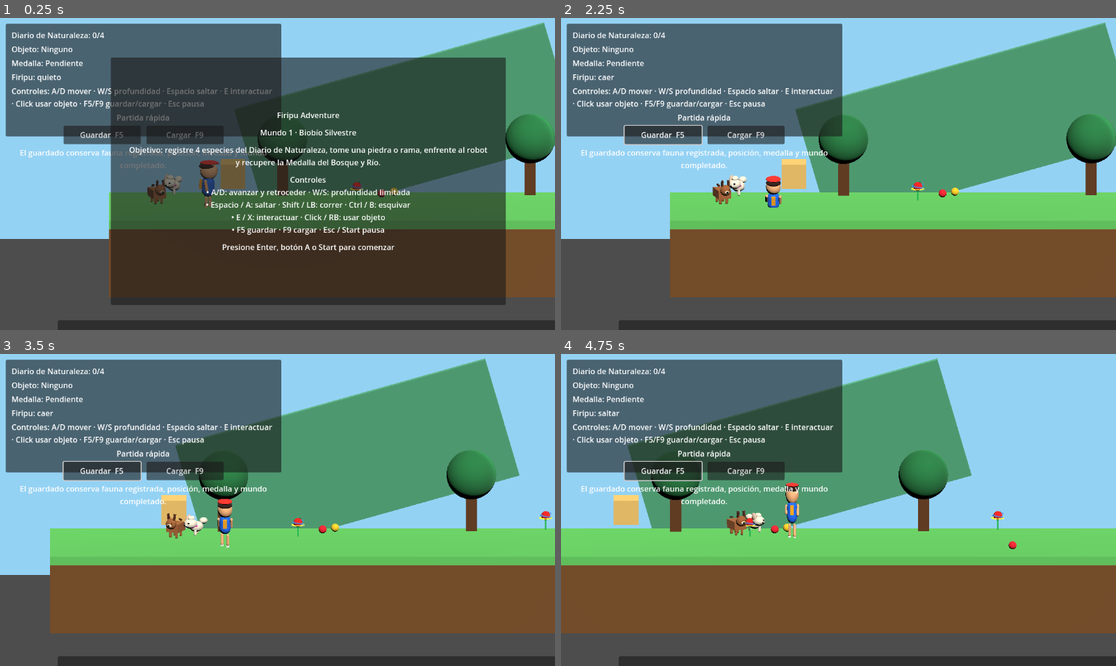
Above: before the commit, frames 1-4 (two rows, left to right).
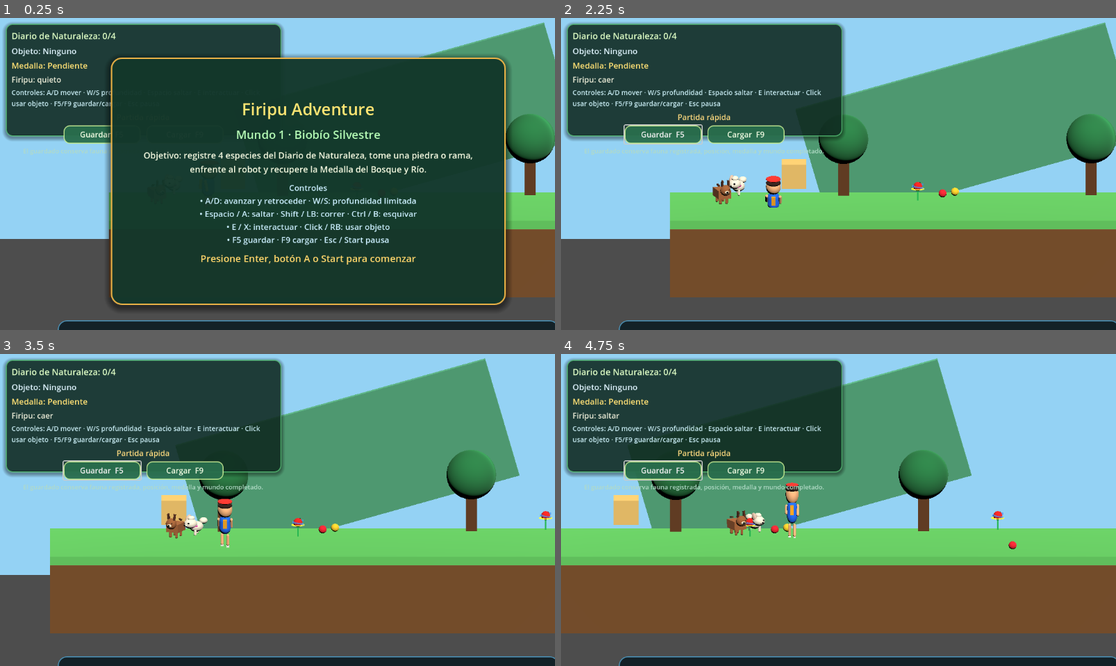
Above: after the commit, the same moments.

Repository: kokoro-kun-1/FiripuAdventure
Game: Godot game, scene res://scenes/levels/level_biobio_prototype.tscn
The game is run twice, just before and just after one commit, with the same random seed, the same clock (stepped at 60 frames per second) and the same inputs.
Inputs (mouse positions are in pixels of both pictures, inside the frame that each line leads up to):
- Up to frame 1 (0.25 s): no input
- Up to frame 2 (2.25 s): click "Guardar F5" at 0.5 s; click "Cargar F9" at 1.25 s; tap Enter (ui_accept) at 2 s; move the mouse to (960, 158) at 2.02 s; hold D (move_right) from 2.03 s (still down); tap Ctrl (dodge) at 2.1 s; click (960, 158) at 2.17 s
- Up to frame 3 (3.5 s): tap Space (jump) at 2.27, 3.02 s; move the mouse to (166, 525) at 2.77 s; release D (move_right) at 2.78 s; hold S (move_back) from 2.78 s (still down); tap E (interact) at 2.85 s
- Up to frame 4 (4.75 s): move the mouse to (894, 441) at 3.52 s; release S (move_back) at 3.53 s; hold D (move_right) 3.53-4.28 s; hold Shift (run) 3.53-4.28 s; move the mouse to (810, 572) at 4.27 s; hold W (move_forward) from 4.28 s (still down); click (810, 572) at 4.35 s; tap Space (jump) at 4.52 s

The runs differ from the first frame. In frame 1, 70% of the frame differs, in the area x 0-100%, y 1-100%; in frame 2, 22%; in frame 3, 22%; in frame 4, 23%.

Commit message:
style: polish Firipu HUD visuals

Diff:
--- a/scenes/ui/hud.tscn
+++ b/scenes/ui/hud.tscn
@@ -1,11 +1,78 @@
-[gd_scene load_steps=2 format=3]
+[gd_scene load_steps=7 format=3]
 
 [ext_resource type="Script" path="res://scripts/ui/hud.gd" id="1"]
+
+[sub_resource type="StyleBoxFlat" id="StyleBoxFlat_hud_panel"]
+bg_color = Color(0.06, 0.17, 0.13, 0.82)
+border_width_left = 2
+border_width_top = 2
+border_width_right = 2
+border_width_bottom = 2
+border_color = Color(0.33, 0.74, 0.45, 0.85)
+corner_radius_top_left = 14
+corner_radius_top_right = 14
+corner_radius_bottom_right = 14
+corner_radius_bottom_left = 14
+shadow_color = Color(0, 0, 0, 0.35)
+shadow_size = 8
+shadow_offset = Vector2(0, 3)
+
+[sub_resource type="StyleBoxFlat" id="StyleBoxFlat_modal_panel"]
+bg_color = Color(0.075, 0.22, 0.17, 0.94)
+border_width_left = 3
+border_width_top = 3
+border_width_right = 3
+border_width_bottom = 3
+border_color = Color(0.95, 0.72, 0.28, 0.95)
+corner_radius_top_left = 22
+corner_radius_top_right = 22
+corner_radius_bottom_right = 22
+corner_radius_bottom_left = 22
+shadow_color = Color(0, 0, 0, 0.45)
+shadow_size = 14
+shadow_offset = Vector2(0, 5)
+
+[sub_resource type="StyleBoxFlat" id="StyleBoxFlat_hint_panel"]
+bg_color = Color(0.04, 0.10, 0.13, 0.86)
+border_width_left = 2
+border_width_top = 2
+border_width_right = 2
+border_width_bottom = 2
+border_color = Color(0.31, 0.67, 0.86, 0.75)
+corner_radius_top_left = 18
+corner_radius_top_right = 18
+corner_radius_bottom_right = 18
+corner_radius_bottom_left = 18
+
+[sub_resource type="StyleBoxFlat" id="StyleBoxFlat_button"]
+bg_color = Color(0.16, 0.43, 0.30, 0.95)
+border_width_left = 2
+border_width_top = 2
+border_width_right = 2
+border_width_bottom = 2
+border_color = Color(0.78, 0.93, 0.58, 0.90)
+corner_radius_top_left = 12
+corner_radius_top_right = 12
+corner_radius_bottom_right = 12
+corner_radius_bottom_left = 12
+
+[sub_resource type="StyleBoxFlat" id="StyleBoxFlat_exit_button"]
+bg_color = Color(0.48, 0.20, 0.16, 0.95)
+border_width_left = 2
+border_width_top = 2
+border_width_right = 2
+border_width_bottom = 2
+border_color = Color(1.00, 0.68, 0.45, 0.92)
+corner_radius_top_left = 12
+corner_radius_top_right = 12
+corner_radius_bottom_right = 12
+corner_radius_bottom_left = 12
 
 [node name="HUD" type="CanvasLayer"]
 script = ExtResource("1")
 
 [node name="Panel" type="Panel" parent="."]
+theme_override_styles/panel = SubResource("StyleBoxFlat_hud_panel")
 offset_left = 12.0
 offset_top = 12.0
 offset_right = 584.0
@@ -19,22 +86,34 @@
 theme_override_constants/separation = 6
 
 [node name="FaunaLabel" type="Label" parent="Panel/VBox"]
+theme_override_colors/font_color = Color(0.88, 1, 0.78, 1)
+theme_override_font_sizes/font_size = 18
 text = "Diario de Naturaleza: 0/4"
 
 [node name="ObjectLabel" type="Label" parent="Panel/VBox"]
+theme_override_colors/font_color = Color(0.88, 0.96, 1, 1)
+theme_override_font_sizes/font_size = 17
 text = "Objeto: Ninguno"
 
 [node name="MedalLabel" type="Label" parent="Panel/VBox"]
+theme_override_colors/font_color = Color(1, 0.88, 0.46, 1)
+theme_override_font_sizes/font_size = 17
 text = "Medalla: Pendiente"
 
 [node name="StateLabel" type="Label" parent="Panel/VBox"]
+theme_override_colors/font_color = Color(0.94, 0.94, 0.86, 1)
+theme_override_font_sizes/font_size = 16
 text = "Firipu: quieto"
 
 [node name="ControlsLabel" type="Label" parent="Panel/VBox"]
+theme_override_colors/font_color = Color(0.78, 0.92, 0.95, 1)
+theme_override_font_sizes/font_size = 14
 text = "Controles: A/D/W/S mover · Espacio saltar · E interactuar · Click usar objeto · F5 guardar · F9 cargar · Esc pausa"
 autowrap_mode = 3
 
 [node name="SaveLoadTitle" type="Label" parent="Panel/VBox"]
+theme_override_colors/font_color = Color(1, 0.86, 0.50, 1)
+theme_override_font_sizes/font_size = 16
 text = "Partida rápida"
 horizontal_alignment = 1
 
@@ -43,27 +122,38 @@
 alignment = 1
 
 [node name="SaveButton" type="Button" parent="Panel/VBox/SaveLoadButtons"]
+theme_override_styles/normal = SubResource("StyleBoxFlat_button")
+theme_override_colors/font_color = Color(0.96, 1, 0.90, 1)
+theme_override_font_sizes/font_size = 16
 custom_minimum_size = Vector2(160, 38)
 text = "Guardar  F5"
 tooltip_text = "Guarda posición, coleccionables, medalla y avance del mundo."
 
 [node name="LoadButton" type="Button" parent="Panel/VBox/SaveLoadButtons"]
+theme_override_styles/normal = SubResource("StyleBoxFlat_button")
+theme_override_colors/font_color = Color(0.96, 1, 0.90, 1)
+theme_override_font_sizes/font_size = 16
 custom_minimum_size = Vector2(160, 38)
 text = "Cargar  F9"
 tooltip_text = "Carga la última partida guardada."
 
 [node name="SaveLoadHint" type="Label" parent="Panel/VBox"]
+theme_override_colors/font_color = Color(0.70, 0.86, 0.78, 1)
+theme_override_font_sizes/font_size = 13
 text = "El guardado conserva fauna registrada, posición, medalla y mundo completado."
 horizontal_alignment = 1
 autowrap_mode = 3
 
 [node name="BottomPanel" type="Panel" parent="."]
+theme_override_styles/panel = SubResource("StyleBoxFlat_hint_panel")
 offset_left = 120.0
 offset_top = 628.0
 offset_right = 1160.0
 offset_bottom = 708.0
 
 [node name="HintLabel" type="Label" parent="BottomPanel"]
+theme_override_colors/font_color = Color(0.92, 0.98, 1, 1)
+theme_override_font_sizes/font_size = 18
 offset_left = 14.0
 offset_top = 10.0
 offset_right = 1026.0
@@ -74,6 +164,7 @@
 autowrap_mode = 3
 
 [node name="StartPanel" type="Panel" parent="."]
+theme_override_styles/panel = SubResource("StyleBoxFlat_modal_panel")
 offset_left = 230.0
 offset_top = 82.0
 offset_right = 1050.0
@@ -88,29 +179,40 @@
 alignment = 1
 
 [node name="StartTitleLabel" type="Label" parent="StartPanel/StartVBox"]
+theme_override_colors/font_color = Color(1, 0.90, 0.45, 1)
+theme_override_font_sizes/font_size = 34
 text = "Firipu Adventure"
 horizontal_alignment = 1
 
 [node name="StartWorldLabel" type="Label" parent="StartPanel/StartVBox"]
+theme_override_colors/font_color = Color(0.72, 1, 0.72, 1)
+theme_override_font_sizes/font_size = 24
 text = "Mundo 1 · Biobío Silvestre"
 horizontal_alignment = 1
 
 [node name="StartObjectiveLabel" type="Label" parent="StartPanel/StartVBox"]
+theme_override_colors/font_color = Color(0.96, 0.98, 0.88, 1)
+theme_override_font_sizes/font_size = 18
 text = "Objetivo: registre 4 especies, use un objeto contra el robot y recupere la medalla."
 horizontal_alignment = 1
 autowrap_mode = 3
 
 [node name="StartControlsLabel" type="Label" parent="StartPanel/StartVBox"]
+theme_override_colors/font_color = Color(0.80, 0.94, 1, 1)
+theme_override_font_sizes/font_size = 17
 text = "Controles\n• A/D: avanzar · W/S: profundidad limitada\n• Espacio / A: saltar · Shift / LB: correr · Ctrl / B: esquivar\n• E / X: interactuar · Click / RB: usar objeto\n• F5 guardar · F9 cargar · Esc / Start pausa"
 horizontal_alignment = 1
 autowrap_mode = 3
 
 [node name="StartHintLabel" type="Label" parent="StartPanel/StartVBox"]
+theme_override_colors/font_color = Color(1, 0.84, 0.42, 1)
+theme_override_font_sizes/font_size = 20
 text = "Presione Enter, botón A o Start para comenzar"
 horizontal_alignment = 1
 autowrap_mode = 3
 
 [node name="PausePanel" type="Panel" parent="."]
+theme_override_styles/panel = SubResource("StyleBoxFlat_modal_panel")
 visible = false
 offset_left = 410.0
 offset_top = 150.0
@@ -126,31 +228,48 @@
 alignment = 1
 
 [node name="PauseTitle" type="Label" parent="PausePanel/PauseVBox"]
+theme_override_colors/font_color = Color(1, 0.88, 0.45, 1)
+theme_override_font_sizes/font_size = 28
 text = "Pausa"
 horizontal_alignment = 1
 
 [node name="PauseHint" type="Label" parent="PausePanel/PauseVBox"]
+theme_override_colors/font_color = Color(0.90, 0.96, 0.88, 1)
+theme_override_font_sizes/font_size = 16
 text = "Puede guardar o cargar el avance antes de salir."
 horizontal_alignment = 1
 autowrap_mode = 3
 
 [node name="ContinueButton" type="Button" parent="PausePanel/PauseVBox"]
+theme_override_styles/normal = SubResource("StyleBoxFlat_button")
+theme_override_colors/font_color = Color(0.96, 1, 0.90, 1)
+theme_override_font_sizes/font_size = 16
 custom_minimum_size = Vector2(300, 42)
 text = "Continuar"
 
 [node name="SaveButton" type="Button" parent="PausePanel/PauseVBox"]
+theme_override_styles/normal = SubResource("StyleBoxFlat_button")
+theme_override_colors/font_color = Color(0.96, 1, 0.90, 1)
+theme_override_font_sizes/font_size = 16
 custom_minimum_size = Vector2(300, 42)
 text = "Guardar partida"
 
 [node name="LoadButton" type="Button" parent="PausePanel/PauseVBox"]
+theme_override_styles/normal = SubResource("StyleBoxFlat_button")
+theme_override_colors/font_color = Color(0.96, 1, 0.90, 1)
+theme_override_font_sizes/font_size = 16
 custom_minimum_size = Vector2(300, 42)
 text = "Cargar partida"
 
 [node name="ExitButton" type="Button" parent="PausePanel/PauseVBox"]
+theme_override_styles/normal = SubResource("StyleBoxFlat_exit_button")
+theme_override_colors/font_color = Color(1, 0.95, 0.88, 1)
+theme_override_font_sizes/font_size = 16
 custom_minimum_size = Vector2(300, 42)
 text = "Salir del prototipo"
 
 [node name="VictoryPanel" type="Panel" parent="."]
+theme_override_styles/panel = SubResource("StyleBoxFlat_modal_panel")
 visible = false
 offset_left = 260.0
 offset_top = 118.0
@@ -166,15 +285,21 @@
 alignment = 1
 
 [node name="VictoryTitleLabel" type="Label" parent="VictoryPanel/VictoryVBox"]
+theme_override_colors/font_color = Color(1, 0.89, 0.38, 1)
+theme_override_font_sizes/font_size = 30
 text = "¡Mundo 1 completado!"
 horizontal_alignment = 1
 
 [node name="VictorySummaryLabel" type="Label" parent="VictoryPanel/VictoryVBox"]
+theme_override_colors/font_color = Color(0.92, 1, 0.84, 1)
+theme_override_font_sizes/font_size = 17
 text = "Resumen de aventura"
 horizontal_alignment = 1
 autowrap_mode = 3
 
 [node name="VictoryNextLabel" type="Label" parent="VictoryPanel/VictoryVBox"]
+theme_override_colors/font_color = Color(0.80, 0.92, 1, 1)
+theme_override_font_sizes/font_size = 15
 text = "Siguiente paso: próxima región en futura versión."
 horizontal_alignment = 1
 autowrap_mode = 3
@@ -184,13 +309,22 @@
 alignment = 1
 
 [node name="ContinueButton" type="Button" parent="VictoryPanel/VictoryVBox/VictoryButtons"]
+theme_override_styles/normal = SubResource("StyleBoxFlat_button")
+theme_override_colors/font_color = Color(0.96, 1, 0.90, 1)
+theme_override_font_sizes/font_size = 16
 custom_minimum_size = Vector2(190, 42)
 text = "Seguir explorando"
 
 [node name="SaveButton" type="Button" parent="VictoryPanel/VictoryVBox/VictoryButtons"]
+theme_override_styles/normal = SubResource("StyleBoxFlat_button")
+theme_override_colors/font_color = Color(0.96, 1, 0.90, 1)
+theme_override_font_sizes/font_size = 16
 custom_minimum_size = Vector2(170, 42)
 text = "Guardar victoria"
 
 [node name="ExitButton" type="Button" parent="VictoryPanel/VictoryVBox/VictoryButtons"]
+theme_override_styles/normal = SubResource("StyleBoxFlat_exit_button")
+theme_override_colors/font_color = Color(1, 0.95, 0.88, 1)
+theme_override_font_sizes/font_size = 16
 custom_minimum_size = Vector2(160, 42)
 text = "Salir"
